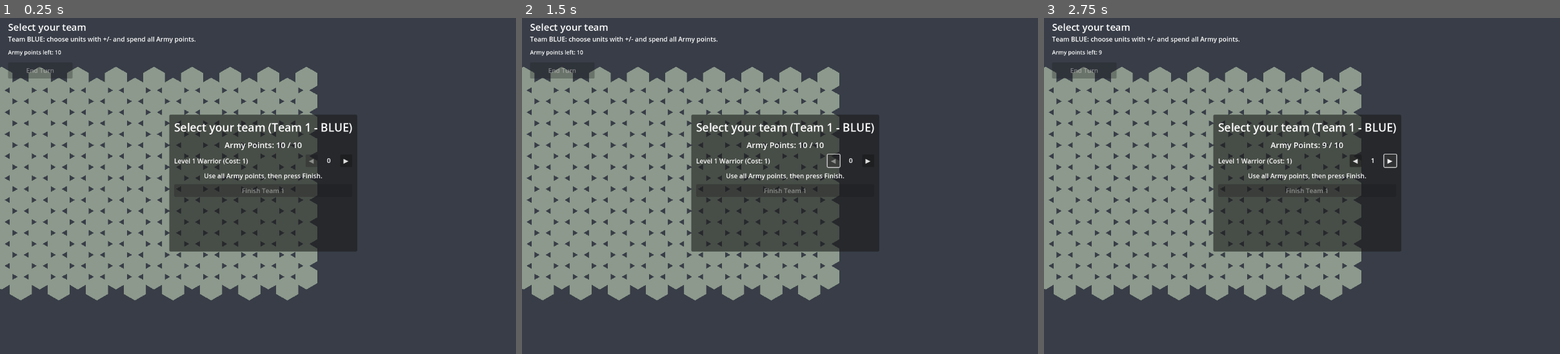
Above: before the commit, frames 1-3 (left to right).
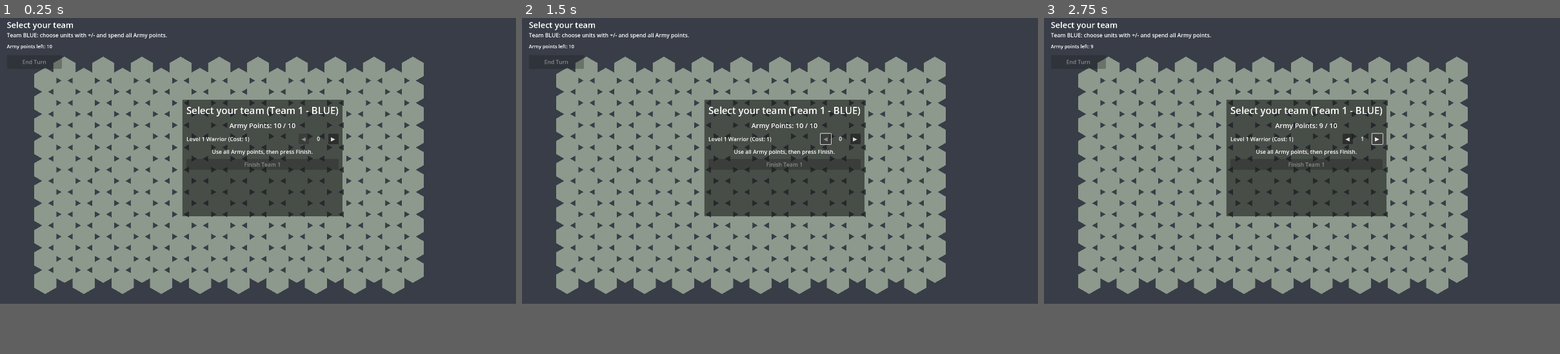
Above: after the commit, the same moments.

Repository: shevel0001/BattleBox-AI
Game: Godot game, scene res://scenes/Main.tscn
The game is run twice, just before and just after one commit, with the same random seed, the same clock (stepped at 60 frames per second) and the same inputs.
Inputs:
- Up to frame 1 (0.25 s): no input
- Up to frame 2 (1.5 s): click "▶" at 0.5 s; click "◀" at 1.25 s
- Up to frame 3 (2.75 s): click "▶" at 2 s
In our replay, the window is 800x531 before the commit and 800x453 after it. These sizes can differ from the game's own. Grey fills any space a smaller window leaves; there, only what the larger window draws over its background counts as a difference.

The runs differ from the first frame. In frame 1, 30% of the frame differs, in the area x 0-83%, y 1-85%; in frame 2, 30%; in frame 3, 30%.

Commit message:
Enlarge hexes and tighten board-to-panel spacing
Co-authored-by: shevel0001 <shevel0001@users.noreply.github.com>

Diff:
--- a/project.godot
+++ b/project.godot
@@ -16,7 +16,7 @@
 
 [display]
 
-window/size/viewport_width=1280
+window/size/viewport_width=1500
 window/size/viewport_height=850
 
 [dotnet]
--- a/scenes/Main.tscn
+++ b/scenes/Main.tscn
@@ -7,12 +7,12 @@
 script = ExtResource("1_script")
 
 [node name="GridRoot" type="Node2D" parent="."]
-position = Vector2(760, 167)
+position = Vector2(1200, 167)
 rotation = 1.5707964
 scale = Vector2(0.75, 0.75)
 
 [node name="UnitRoot" type="Node2D" parent="."]
-position = Vector2(760, 167)
+position = Vector2(1200, 167)
 rotation = 1.5707964
 scale = Vector2(0.75, 0.75)
 
--- a/scripts/battle_controller.gd
+++ b/scripts/battle_controller.gd
@@ -3,7 +3,7 @@
 
 const COLS: int = 10
 const ROWS: int = 20
-const HEX_RADIUS: float = 42.0
+const HEX_RADIUS: float = 50.0
 
 const STARTING_ARMY_POINTS: int = 10
 const UNIT_DRAFT_OPTIONS := [
